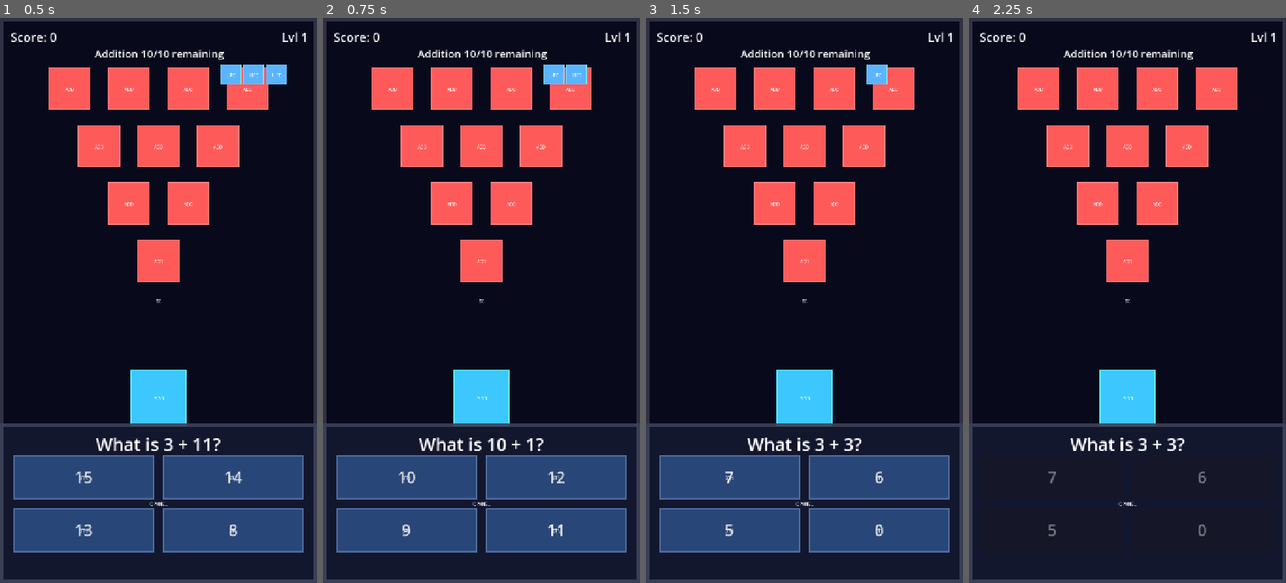
Above: before the commit, frames 1-4 (left to right).
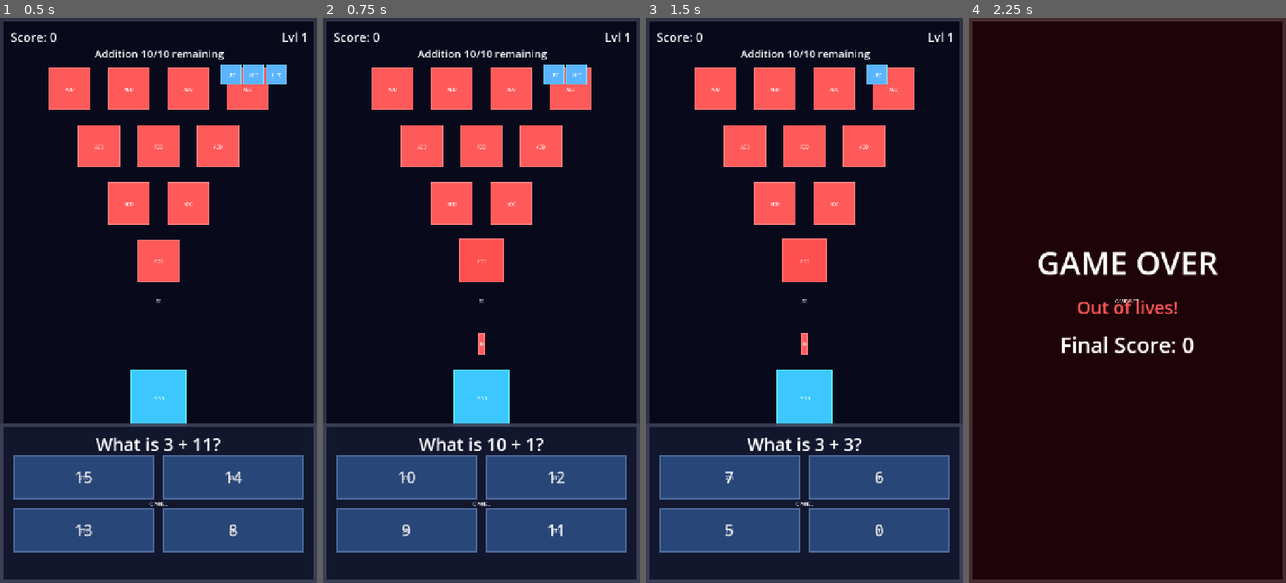
Above: after the commit, the same moments.

Repository: rajeshja/Math-Invaders-SDD
Game: Godot game, scene res://scenes/main.tscn
The game is run twice, just before and just after one commit, with the same random seed, the same clock (stepped at 60 frames per second) and the same inputs.
Inputs:
- Up to frame 1 (0.5 s): no input
- Up to frame 2 (0.75 s): click "8" at 0.5 s
- Up to frame 3 (1.5 s): click "10" at 1.25 s
- Up to frame 4 (2.25 s): click "7" at 2 s

Frame 1 is identical in both runs. In frame 2, 0.3% of the frame differs, in the area x 42-58%, y 39-60%; in frame 3, 0.3%; in frame 4, 42%, in the area x 0-100%, y 2-100%.

Commit message:
Phase 4 completed by OpenCode and Ox Alpha.

Diff:
--- /dev/null
+++ b/scenes/enemy_bullet.tscn
@@ -0,0 +1,10 @@
+[gd_scene load_steps=3 format=3 uid="uid://enemy_bullet_scene1"]
+
+[ext_resource type="Script" path="res://scripts/enemy_bullet.gd" id="1"]
+[ext_resource type="Texture2D" path="res://assets/images/ships/enemy_bullet.png" id="2"]
+
+[node name="EnemyBullet" type="Node2D"]
+script = ExtResource("1")
+
+[node name="Sprite2D" type="Sprite2D" parent="."]
+texture = ExtResource("2")
--- /dev/null
+++ b/scenes/game_over_overlay.tscn
@@ -0,0 +1,49 @@
+[gd_scene load_steps=3 format=3 uid="uid://gameover_overlay_01"]
+
+[ext_resource type="Script" path="res://scripts/game_over_overlay.gd" id="1"]
+[ext_resource type="Texture2D" path="res://assets/images/ui/game_over_bg.png" id="2"]
+
+[node name="GameOverOverlay" type="CanvasLayer"]
+layer = 10
+script = ExtResource("1")
+
+[node name="Backdrop" type="TextureRect" parent="."]
+anchors_preset = 15
+anchor_right = 1.0
+anchor_bottom = 1.0
+grow_horizontal = 2
+grow_vertical = 2
+texture = ExtResource("2")
+expand_mode = 1
+stretch_mode = 6
+
+[node name="Center" type="CenterContainer" parent="Backdrop"]
+layout_mode = 1
+anchors_preset = 15
+anchor_right = 1.0
+anchor_bottom = 1.0
+grow_horizontal = 2
+grow_vertical = 2
+
+[node name="Rows" type="VBoxContainer" parent="Backdrop/Center"]
+layout_mode = 2
+theme_override_constants/separation = 24
+
+[node name="TitleLabel" type="Label" parent="Backdrop/Center/Rows"]
+layout_mode = 2
+theme_override_font_sizes/font_size = 72
+horizontal_alignment = 1
+text = "GAME OVER"
+
+[node name="ReasonLabel" type="Label" parent="Backdrop/Center/Rows"]
+layout_mode = 2
+theme_override_font_sizes/font_size = 40
+theme_override_colors/font_color = Color(1, 0.35, 0.35, 1)
+horizontal_alignment = 1
+text = "Out of lives!"
+
+[node name="ScoreLabel" type="Label" parent="Backdrop/Center/Rows"]
+layout_mode = 2
+theme_override_font_sizes/font_size = 48
+horizontal_alignment = 1
+text = "Final Score: 0"
--- a/scenes/main.tscn
+++ b/scenes/main.tscn
@@ -7,6 +7,7 @@
 [ext_resource type="PackedScene" path="res://scenes/hud.tscn" id="5"]
 [ext_resource type="PackedScene" path="res://scenes/question_panel.tscn" id="6"]
 [ext_resource type="PackedScene" path="res://scenes/wave_banner.tscn" id="7"]
+[ext_resource type="PackedScene" path="res://scenes/game_over_overlay.tscn" id="8"]
 
 [node name="Main" type="Node2D"]
 script = ExtResource("1")
@@ -34,3 +35,5 @@
 [node name="QuestionPanel" parent="." instance=ExtResource("6")]
 
 [node name="WaveBanner" parent="." instance=ExtResource("7")]
+
+[node name="GameOverOverlay" parent="." instance=ExtResource("8")]
--- a/scripts/bullet.gd
+++ b/scripts/bullet.gd
@@ -1,19 +1,22 @@
-## Player bullet/projectile. Travels in a straight line from its spawn
-## position to a target position captured at spawn time, then emits
-## `arrived` and frees itself.
+## Projectile shared by the player bullet and (via enemy_bullet.gd) the
+## enemy bullet. Travels from its spawn position to a target position
+## captured at spawn time in EXACTLY TRAVEL_TIME seconds regardless of
+## distance - a fixed-duration tween, not a fixed velocity (FR4.12).
 ##
 ## Purely presentational: whoever launched it resolves all gameplay (score,
 ## enemy destruction, next question) at launch time - the flight itself is
-## feedback only and must never gate question advancement or input. The
-## target is a plain Vector2 (not a live reference to the enemy node) so
-## the bullet's own movement never depends on the enemy still existing.
+## feedback only and must never gate question advancement or input (FR4.13).
+## The target is a plain Vector2 (not a live reference to the enemy node)
+## so the bullet's own movement never depends on the enemy still existing.
 class_name Bullet
 extends Node2D
 
 signal arrived
 
-@export var speed_px_per_sec: float = 900.0
-@export var arrival_distance: float = 6.0
+## Shared fixed travel time for ALL bullets (player and enemy). Defined
+## once here; enemy_bullet.gd reuses this exact constant so the two can
+## never drift apart (NFR4.7).
+const TRAVEL_TIME := 0.3
 
 var target_position: Vector2 = Vector2.ZERO
 var _traveling: bool = false
@@ -22,20 +25,19 @@
 func launch(from_position: Vector2, to_position: Vector2) -> void:
 	global_position = from_position
 	target_position = to_position
+	# Point the bullet sprite toward its target (sprites face up/-Y at rest).
+	rotation = (target_position - from_position).angle() + PI / 2.0
 	_traveling = true
-	# Point the bullet sprite toward its target.
-	rotation = (target_position - from_position).angle() + PI / 2.0
+
+	var tween := create_tween()
+	tween.tween_property(
+		self, "global_position", target_position, TRAVEL_TIME)
+	tween.finished.connect(_on_travel_finished)
 
 
-func _process(delta: float) -> void:
+func _on_travel_finished() -> void:
 	if not _traveling:
 		return
-	var to_target: Vector2 = target_position - global_position
-	var distance: float = to_target.length()
-	if distance <= arrival_distance:
-		_traveling = false
-		arrived.emit()
-		queue_free()
-		return
-	var step: float = speed_px_per_sec * delta
-	global_position += to_target.normalized() * min(step, distance)
+	_traveling = false
+	arrived.emit()
+	queue_free()
--- a/scripts/enemy.gd
+++ b/scripts/enemy.gd
@@ -30,6 +30,11 @@
 
 @onready var _sprite: Sprite2D = $Sprite2D if has_node("Sprite2D") else null
 
+## Brief fire telegraph duration (~0.1 s) played on wrong answers (FR4.11).
+const FIRE_TELEGRAPH_SECONDS := 0.1
+
+var _telegraph_tween: Tween = null
+
 
 ## Sets category + linked question and swaps the sprite texture for the
 ## category (Phase 2 FR2.7 / Phase 3 FR3.6).
@@ -54,3 +59,26 @@
 ## arrival), not by the enemy itself.
 func destroy() -> void:
 	queue_free()
+
+
+## Brief fire telegraph before this enemy's return-fire bullet launches
+## (FR4.11): a quick flash + scale "recoil" tween. Fire-and-forget and
+## non-blocking - callers must NOT await it; gameplay (life loss, attempt
+## counting, Game Over) never waits on this animation.
+func play_fire_feedback() -> void:
+	if _sprite == null:
+		return
+	if _telegraph_tween != null and _telegraph_tween.is_valid():
+		_telegraph_tween.kill()
+	_sprite.scale = Vector2.ONE
+	_sprite.modulate = Color(1, 1, 1, 1)
+	_telegraph_tween = create_tween()
+	_telegraph_tween.set_parallel(true)
+	_telegraph_tween.tween_property(
+		_sprite, "scale", Vector2(1.25, 1.25), FIRE_TELEGRAPH_SECONDS)
+	_telegraph_tween.tween_property(
+		_sprite, "modulate", Color(1.0, 0.3, 0.3, 1.0), FIRE_TELEGRAPH_SECONDS)
+	_telegraph_tween.chain().tween_property(
+		_sprite, "scale", Vector2.ONE, FIRE_TELEGRAPH_SECONDS)
+	_telegraph_tween.parallel().tween_property(
+		_sprite, "modulate", Color(1, 1, 1, 1), FIRE_TELEGRAPH_SECONDS)
--- /dev/null
+++ b/scripts/enemy_bullet.gd
@@ -0,0 +1,9 @@
+## Enemy projectile fired by the active enemy on a wrong answer (FR4.11).
+##
+## Mirrors bullet.tscn but inherits ALL movement from Bullet so player and
+## enemy bullets share one TRAVEL_TIME constant and identical travel
+## behavior - exactly 0.3 seconds from source to target regardless of
+## distance (NFR4.7). Purely presentational: it never decrements lives,
+## never gates input, and its arrival only plays cosmetic feedback.
+class_name EnemyBullet
+extends Bullet
--- a/scripts/game_config.gd
+++ b/scripts/game_config.gd
@@ -46,8 +46,15 @@
 
 
 func _get_positive_int_setting(path: String, default_value: int) -> int:
+	# Missing settings resolve to default_value via get_setting's fallback;
+	# present-but-invalid values (non-numeric or below the minimum of 1)
+	# also fall back to the documented default rather than clamping
+	# (Phase 4 FR4.2: "defaulting safely ... if the setting is missing or
+	# invalid").
 	var value: int = int(ProjectSettings.get_setting(path, default_value))
-	return max(1, value)
+	if value < 1:
+		return default_value
+	return value
 
 
 func _ensure_setting(path: String, default_value: Variant, type: int) -> void:
--- a/scripts/game_manager.gd
+++ b/scripts/game_manager.gd
@@ -1,5 +1,10 @@
 ## Authoritative owner for session game state that must survive outside
-## individual UI/gameplay nodes: score, lives, and game-over state.
+## individual UI/gameplay nodes: score, lives, game-over state, and the
+## reason the session ended (Tech Stack §5).
+##
+## Single damage path: every wrong answer calls take_damage(1) exactly
+## once (FR4.3/NFR4.2); no other node decrements lives. Game Over is
+## terminal until reset_session() starts a fresh session.
 extends Node
 
 signal score_changed(score: int)
@@ -8,13 +13,22 @@
 
 enum GameState {
 	PLAYING,
+	PAUSED,
 	GAME_OVER,
+}
+
+## Why the current session ended. Phase 4 introduces LIVES_DEPLETED;
+## Phase 5 extends this enum with TIME_EXPIRED.
+enum GameOverReason {
+	NONE,
+	LIVES_DEPLETED,
 }
 
 var score: int = 0
 var lives: int = 0
 var starting_lives: int = GameConfig.DEFAULT_STARTING_LIVES
 var game_state: GameState = GameState.PLAYING
+var last_game_over_reason: GameOverReason = GameOverReason.NONE
 
 
 func _ready() -> void:
@@ -26,6 +40,7 @@
 	score = 0
 	lives = starting_lives
 	game_state = GameState.PLAYING
+	last_game_over_reason = GameOverReason.NONE
 	score_changed.emit(score)
 	lives_changed.emit(lives)
 
@@ -41,12 +56,17 @@
 	take_damage(1)
 
 
+## Consumes up to `amount` lives, clamped so lives never go negative.
+## Gameplay always calls this with the default of 1 per wrong answer.
+## Idempotent at the event level once GAME_OVER: further calls do nothing
+## and game_over is emitted exactly once (FR4.7/FR4.9).
 func take_damage(amount: int = 1) -> void:
-	if game_state == GameState.GAME_OVER:
+	if game_state != GameState.PLAYING:
 		return
 	lives = max(0, lives - max(0, amount))
 	lives_changed.emit(lives)
 	if lives == 0:
+		last_game_over_reason = GameOverReason.LIVES_DEPLETED
 		game_state = GameState.GAME_OVER
 		game_over.emit()
 
@@ -59,3 +79,7 @@
 
 func is_game_over() -> bool:
 	return game_state == GameState.GAME_OVER
+
+
+func is_playing() -> bool:
+	return game_state == GameState.PLAYING
--- /dev/null
+++ b/scripts/game_over_overlay.gd
@@ -0,0 +1,23 @@
+## Full-screen Game Over overlay (Phase 4 FR4.8). Shown once when
+## GameManager emits game_over; displays the final score and a reason line
+## ("Out of lives!" in Phase 4 - "Time's up!" joins in Phase 5).
+##
+## Dumb display component: Main.gd maps GameManager.last_game_over_reason
+## to the reason text and calls show_game_over(). Game Over is a terminated
+## state until an explicit restart action, so there is no dismiss path here
+## (full Play Again wiring is deferred to Phase 7).
+class_name GameOverOverlay
+extends CanvasLayer
+
+@onready var _score_label: Label = $Backdrop/Center/Rows/ScoreLabel
+@onready var _reason_label: Label = $Backdrop/Center/Rows/ReasonLabel
+
+
+func _ready() -> void:
+	visible = false
+
+
+func show_game_over(final_score: int, reason_text: String) -> void:
+	_score_label.text = "Final Score: %d" % final_score
+	_reason_label.text = reason_text
+	visible = true
--- a/scripts/main.gd
+++ b/scripts/main.gd
@@ -8,6 +8,7 @@
 extends Node2D
 
 const BULLET_SCENE: PackedScene = preload("res://scenes/bullet.tscn")
+const ENEMY_BULLET_SCENE: PackedScene = preload("res://scenes/enemy_bullet.tscn")
 const QuestionAttemptTrackerScript = preload("res://scripts/question_attempt_tracker.gd")
 
 @onready var _wave_manager: WaveManager = $WaveManager
@@ -17,6 +18,7 @@
 @onready var _hud: Hud = $HUD
 @onready var _question_panel: QuestionPanel = $QuestionPanel
 @onready var _wave_banner: WaveBanner = $WaveBanner
+@onready var _game_over_overlay: GameOverOverlay = $GameOverOverlay
 
 var _current_question: Dictionary = {}
 var _accepting_input: bool = true
@@ -36,6 +38,11 @@
 	_wave_manager.question_ready.connect(_on_question_ready)
 	_wave_manager.wave_progress_updated.connect(_hud.update_wave_progress)
 	_wave_manager.wave_cleared.connect(_on_wave_cleared)
+	# The enemy return-fire visual path listens to the SAME single
+	# wrong-answer event the damage path consumes (FR4.11/NFR4.2). It is
+	# presentational only - it never decrements lives and never blocks
+	# question flow, input, or Game Over.
+	_wave_manager.wrong_answer.connect(_on_enemy_return_fire)
 
 	_question_panel.answer_selected.connect(_on_answer_selected)
 
@@ -85,6 +92,22 @@
 	_player.play_fire_feedback()
 
 
+## Wrong-answer return-fire feedback (FR4.11): the active enemy plays a
+## ~0.1 s fire telegraph and one enemy bullet launches from its position
+## toward the player ship, flying exactly 0.3 s (Bullet.TRAVEL_TIME) and
+## ending in a brief player-hit flash. Runs synchronously alongside the
+## damage path; nothing here gates gameplay (NFR4.6).
+func _on_enemy_return_fire() -> void:
+	var shooter := _wave_manager.get_active_enemy() as Node2D
+	if shooter == null:
+		return
+	shooter.play_fire_feedback()
+	var bullet: EnemyBullet = ENEMY_BULLET_SCENE.instantiate()
+	bullet.arrived.connect(_player.play_hit_flash)
+	_bullets_container.add_child(bullet)
+	bullet.launch(shooter.global_position, _player.global_position)
+
+
 ## Wrong-answer logic resolves immediately (life loss, attempt counting,
 ## Game Over precedence). Only the next question's DISPLAY waits out the
 ## brief red-flash feedback interval; enemy return fire (introduced by the
@@ -116,3 +139,14 @@
 func _on_game_over() -> void:
 	_accepting_input = false
 	_question_panel.set_answer_buttons_enabled(false)
+	_game_over_overlay.show_game_over(GameManager.score, _game_over_reason_text())
+
+
+## Maps GameManager's reason enum to the Game Over screen's reason line.
+## "Time's up!" (TIME_EXPIRED) joins in Phase 5.
+func _game_over_reason_text() -> String:
+	match GameManager.last_game_over_reason:
+		GameManager.GameOverReason.LIVES_DEPLETED:
+			return "Out of lives!"
+		_:
+			return ""
--- a/scripts/player.gd
+++ b/scripts/player.gd
@@ -6,6 +6,11 @@
 
 @onready var _sprite: Sprite2D = $Sprite2D if has_node("Sprite2D") else null
 @onready var _muzzle: Marker2D = $Muzzle if has_node("Muzzle") else null
+
+## Duration of the player-hit flash (FR4.11).
+const HIT_FLASH_SECONDS := 0.15
+
+var _hit_tween: Tween = null
 
 
 ## Global position bullets should spawn from. Falls back to this node's
@@ -21,3 +26,17 @@
 ## feedback can be added later without touching callers.
 func play_fire_feedback() -> void:
 	pass
+
+
+## Brief hit flash when the enemy return-fire bullet arrives (FR4.11).
+## Fire-and-forget and purely presentational - it is NOT the damage
+## mechanism; life loss stays event-driven via GameManager.take_damage().
+func play_hit_flash() -> void:
+	if _sprite == null:
+		return
+	if _hit_tween != null and _hit_tween.is_valid():
+		_hit_tween.kill()
+	_sprite.modulate = Color(1.0, 0.25, 0.25, 1.0)
+	_hit_tween = create_tween()
+	_hit_tween.tween_property(
+		_sprite, "modulate", Color(1, 1, 1, 1), HIT_FLASH_SECONDS)
--- a/test/unit/test_game_config.gd
+++ b/test/unit/test_game_config.gd
@@ -19,14 +19,34 @@
 	assert_eq(GameConfig.get_tries_per_question(1), 1)
 
 
-func test_clamps_positive_integer_settings_to_minimum_one() -> void:
+func test_missing_settings_fall_back_to_documented_defaults() -> void:
+	ProjectSettings.clear(GameConfig.STARTING_LIVES_SETTING)
+	ProjectSettings.clear(GameConfig.ENEMIES_PER_WAVE_SETTING)
+	ProjectSettings.clear(GameConfig.TRIES_PER_QUESTION_SETTING)
+
+	assert_eq(GameConfig.get_starting_lives(), 3)
+	assert_eq(GameConfig.get_enemies_per_wave(), 10)
+	assert_eq(GameConfig.get_tries_per_question(1), 1)
+
+
+func test_invalid_settings_fall_back_to_documented_defaults() -> void:
 	ProjectSettings.set_setting(GameConfig.STARTING_LIVES_SETTING, 0)
 	ProjectSettings.set_setting(GameConfig.ENEMIES_PER_WAVE_SETTING, -5)
-	ProjectSettings.set_setting(GameConfig.TRIES_PER_QUESTION_SETTING, 0)
+	ProjectSettings.set_setting(GameConfig.TRIES_PER_QUESTION_SETTING, "not-a-number")
 
-	assert_eq(GameConfig.get_starting_lives(), 1)
-	assert_eq(GameConfig.get_enemies_per_wave(), 1)
+	assert_eq(GameConfig.get_starting_lives(), 3)
+	assert_eq(GameConfig.get_enemies_per_wave(), 10)
 	assert_eq(GameConfig.get_tries_per_question(1), 1)
+
+
+func test_configured_values_are_returned_unchanged_when_valid() -> void:
+	ProjectSettings.set_setting(GameConfig.STARTING_LIVES_SETTING, 5)
+	ProjectSettings.set_setting(GameConfig.ENEMIES_PER_WAVE_SETTING, 12)
+	ProjectSettings.set_setting(GameConfig.TRIES_PER_QUESTION_SETTING, 2)
+
+	assert_eq(GameConfig.get_starting_lives(), 5)
+	assert_eq(GameConfig.get_enemies_per_wave(), 12)
+	assert_eq(GameConfig.get_tries_per_question(1), 2)
 
 
 func test_level_override_replaces_global_attempt_count_when_valid() -> void:
--- a/test/unit/test_game_manager.gd
+++ b/test/unit/test_game_manager.gd
@@ -25,10 +25,40 @@
 	assert_false(manager.is_game_over())
 
 
+func test_new_session_starts_playing_with_no_reason_recorded() -> void:
+	assert_eq(manager.game_state, manager.GameState.PLAYING)
+	assert_eq(manager.last_game_over_reason, manager.GameOverReason.NONE)
+
+
 func test_wrong_answer_damage_consumes_exactly_one_life() -> void:
 	manager.lose_life()
 
 	assert_eq(manager.lives, 2)
+
+
+func test_repeated_wrong_answers_consume_one_life_each() -> void:
+	manager.lose_life()
+	manager.lose_life()
+
+	assert_eq(manager.lives, 1)
+	assert_false(manager.is_game_over())
+
+
+func test_correct_answer_score_does_not_change_lives() -> void:
+	manager.add_score(1)
+
+	assert_eq(manager.score, 1)
+	assert_eq(manager.lives, 3)
+
+
+func test_oversized_damage_clamps_at_zero_instead_of_going_negative() -> void:
+	watch_signals(manager)
+
+	manager.take_damage(5)
+
+	assert_eq(manager.lives, 0)
+	assert_true(manager.is_game_over())
+	assert_signal_emit_count(manager, "game_over", 1)
 
 
 func test_game_over_fires_once_at_zero_and_lives_never_go_negative() -> void:
@@ -44,8 +74,52 @@
 	assert_signal_emit_count(manager, "game_over", 1)
 
 
-func test_correct_answer_score_does_not_change_lives() -> void:
-	manager.add_score(1)
+func test_depletion_records_lives_depleted_reason() -> void:
+	manager.lose_life()
+	manager.lose_life()
+	manager.lose_life()
 
-	assert_eq(manager.score, 1)
+	assert_eq(
+		manager.last_game_over_reason,
+		manager.GameOverReason.LIVES_DEPLETED)
+
+
+func test_events_after_game_over_are_ignored() -> void:
+	watch_signals(manager)
+
+	manager.lose_life()
+	manager.lose_life()
+	manager.lose_life()
+	manager.lose_life()
+	manager.lose_life()
+	manager.add_score(10)
+
+	assert_eq(manager.lives, 0)
+	assert_eq(manager.score, 0)
+	assert_signal_emit_count(manager, "game_over", 1)
+	assert_signal_emit_count(manager, "lives_changed", 3)
+
+
+func test_reset_session_restores_lives_clears_reason_and_resumes_play() -> void:
+	manager.add_score(7)
+	manager.lose_life()
+	manager.lose_life()
+	manager.lose_life()
+	assert_true(manager.is_game_over())
+
+	ProjectSettings.set_setting(GameConfig.STARTING_LIVES_SETTING, 5)
+	manager.reset_session()
+
+	assert_eq(manager.lives, 5)
+	assert_eq(manager.score, 0)
+	assert_eq(manager.game_state, manager.GameState.PLAYING)
+	assert_eq(manager.last_game_over_reason, manager.GameOverReason.NONE)
+	assert_false(manager.is_game_over())
+
+
+func test_damage_is_only_consumed_while_playing() -> void:
+	manager.game_state = manager.GameState.PAUSED
+	manager.lose_life()
+
 	assert_eq(manager.lives, 3)
+	assert_false(manager.is_game_over())
Binary file added: assets/images/ships/enemy_bullet.png
Not shown, added: assets/images/ships/enemy_bullet.png.import
Not shown: 1 places in scenes/main.tscn that only renumber resources
Not shown, added: scripts/enemy_bullet.gd.uid
Not shown, added: scripts/game_over_overlay.gd.uid
Not shown, changed: specs/changes.md
